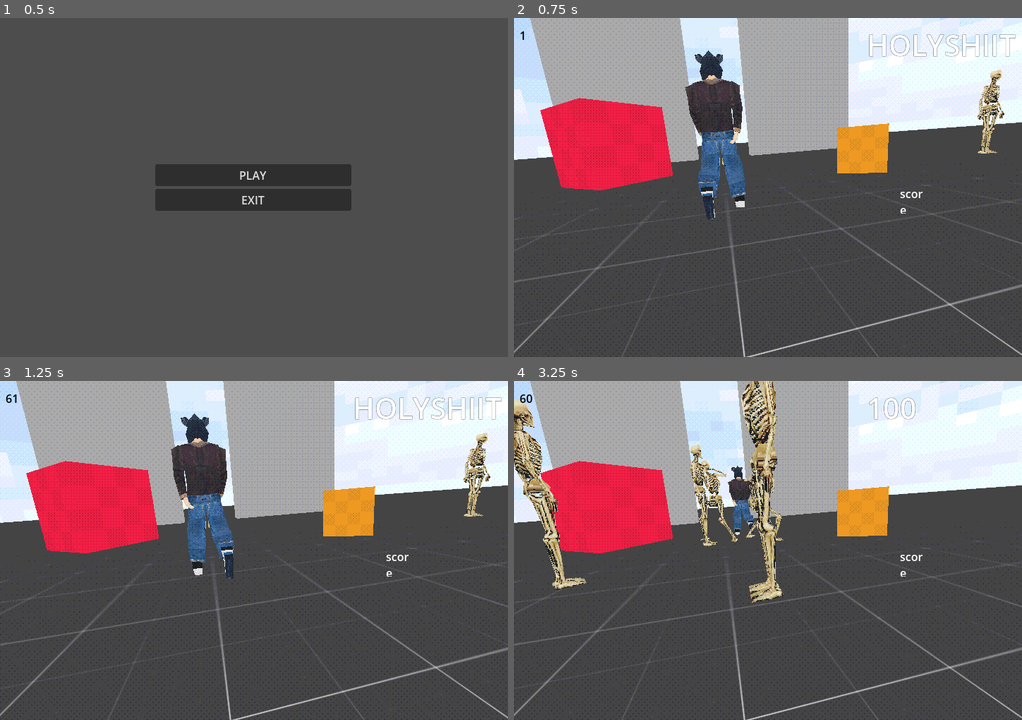
Above: before the commit, frames 1-4 (two rows, left to right).
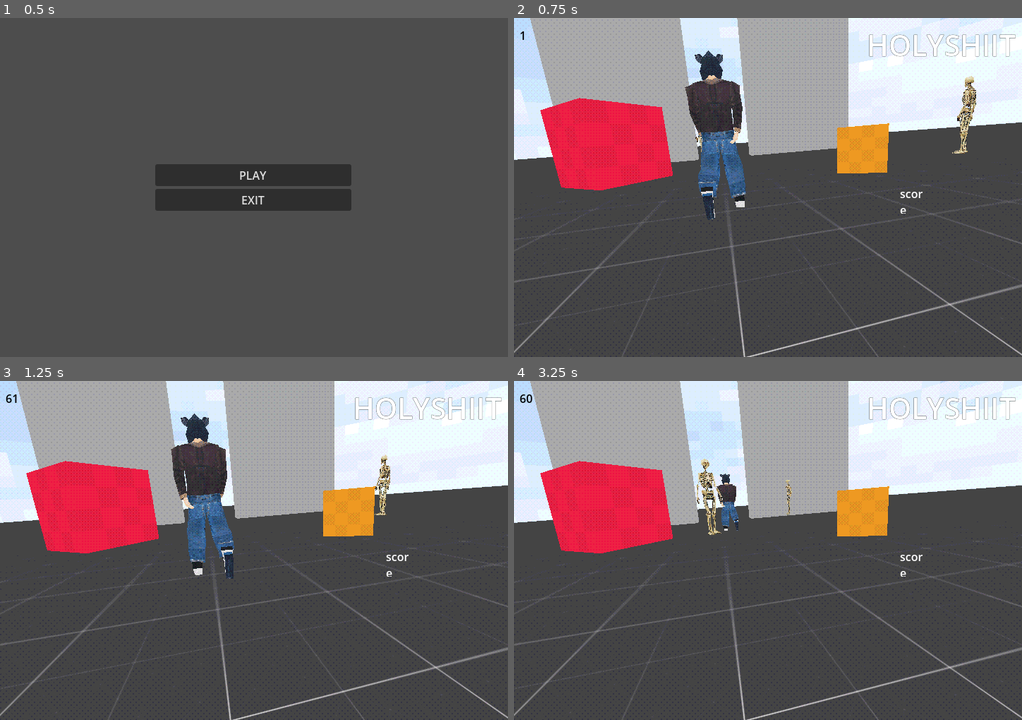
Above: after the commit, the same moments.

Repository: bluebanana21/boar-man
Game: Godot game, scene res://scenes/World/main_menu.tscn
Same seed, same stepped clock (60 frames per second), same inputs: the game is played once before the commit and once after it.
Inputs (mouse positions are in pixels of both pictures, inside the frame that each line leads up to):
- Up to frame 1 (0.5 s): no input
- Up to frame 2 (0.75 s): click "PLAY" at 0.5 s
- Up to frame 3 (1.25 s): no input
- Up to frame 4 (3.25 s): move the mouse to (762, 557) at 1.27 s; press the mouse at (762, 557) at 1.28 s; hold W (forward) from 1.28 s (still down); move the mouse to (803, 553) at 2.02 s; release the mouse at (803, 553) at 2.03 s; click (803, 553) at 2.1 s; move the mouse to (727, 547) at 2.77 s; press the mouse at (727, 547) at 2.78 s

Frame 1 is identical in both runs. In frame 2, 1.1% of the frame differs, in the area x 35-97%, y 15-44%; in frame 3, 0.9%; in frame 4, 7.4%, in the area x 0-99%, y 0-66%.
Error before the commit: Invalid call. Nonexistent function 'hit' in base 'CharacterBody3D (TankPlayer)'. (res://scripts/victim/States/victim_violent.gd:51)

Commit message:
update: added transition from all states to death state

Diff:
--- a/scenes/Victim/victim.tscn
+++ b/scenes/Victim/victim.tscn
@@ -1414,7 +1414,7 @@
 
 [node name="StateMachine" type="Node" parent="." node_paths=PackedStringArray("initial_state")]
 script = ExtResource("4_5jyms")
-initial_state = NodePath("VictimViolent")
+initial_state = NodePath("VictimIdle")
 
 [node name="VictimIdle" type="Node3D" parent="StateMachine" node_paths=PackedStringArray("victim")]
 transform = Transform3D(1, 0, 0, 0, 1, 0, 0, 0, 1, 0, 1.615, 0)
@@ -1441,5 +1441,8 @@
 anim_player = NodePath("../Punching-skeleton/ModelAnimation")
 parameters/conditions/punch = false
 
+[connection signal="health_depleted" from="." to="StateMachine/VictimIdle" method="_on_victim_health_depleted"]
+[connection signal="health_depleted" from="." to="StateMachine/VictimScared" method="_on_victim_health_depleted"]
+[connection signal="health_depleted" from="." to="StateMachine/VictimViolent" method="_on_victim_health_depleted"]
 [connection signal="target_reached" from="NavigationAgent3D" to="StateMachine/VictimViolent" method="_on_navigation_agent_3d_target_reached"]
 [connection signal="velocity_computed" from="NavigationAgent3D" to="StateMachine/VictimViolent" method="_on_navigation_agent_3d_velocity_computed"]
--- a/scripts/states/Victim_statte_machine.gd
+++ b/scripts/states/Victim_statte_machine.gd
@@ -7,7 +7,7 @@
 
 func _ready() -> void:
 	for child in get_children():
-		if child is State:
+		if child is VictimState:
 			states[child.name.to_lower()] = child
 			child.Transitioned.connect(on_child_transition)
 
@@ -33,8 +33,8 @@
 		return
 
 	if current_state:
-		current_state.exit()
+		current_state.Exit()
 
-	new_state.enter()
+	new_state.Enter()
 
 	current_state = new_state
--- a/scripts/victim/States/victim_dead.gd
+++ b/scripts/victim/States/victim_dead.gd
@@ -3,7 +3,7 @@
 
 
 func Enter():
-	pass
+	print("victim is dead")
 
 
 func Update(delta: float):
--- a/scripts/victim/States/victim_idle.gd
+++ b/scripts/victim/States/victim_idle.gd
@@ -39,3 +39,8 @@
 		victim.rotation.y += clamp(rotation_speed * delta, 0, abs(_theta)) * sign(_theta)
 
 	victim.move_and_slide()
+
+
+func _on_victim_health_depleted() -> void:
+	print("transitioned from " + self.to_string() + " to death state")
+	Transitioned.emit(self, "VictimDead")
--- a/scripts/victim/States/victim_scared.gd
+++ b/scripts/victim/States/victim_scared.gd
@@ -29,3 +29,8 @@
 
 func update_target_location(target_location):
 	nav_agent.target_position = target_location
+
+
+func _on_victim_health_depleted() -> void:
+	print("transitioned from " + self.to_string() + " to death state")
+	Transitioned.emit(self, "VictimDead")
--- a/scripts/victim/States/victim_violent.gd
+++ b/scripts/victim/States/victim_violent.gd
@@ -71,3 +71,9 @@
 	#then the movement code will continue
 	else:
 		return
+
+
+
+func _on_victim_health_depleted() -> void:
+	print("transitioned from " + self.to_string() + " to death state")
+	Transitioned.emit(self, "VictimDead")
--- a/scripts/victim/victim.gd
+++ b/scripts/victim/victim.gd
@@ -1,17 +1,31 @@
 extends CharacterBody3D
 class_name Victim
+
+signal health_depleted
 
 @onready var victim_label: Label3D = $VictimLabel
 @onready var game_manager: Node = $"../../../GameManager"
 @onready var label_animation: AnimationPlayer = $VictimLabel/LabelAnimation
+@onready var state_machine: Node = $StateMachine
 
+func _ready() -> void:
+	print(state_machine.current_state.name)
 
+#Func is called when player kill victim, make it instakill so a helth variable is unnecessary
 func damage() -> void:
+#	makes the point counter above victim head visible
+#	and changes the label text to be the same as the kill points variable defined in game manager
 	victim_label.visible = true
 	victim_label.text = str(game_manager.kill_ponts)
+
+#	playes the label animation, and adds kill points to the point counter in the game manager node
 	label_animation.play("appear")
 	game_manager.add_point()
+
+#	emits the health depleted signal, transitioning the victim state to the death state
+	health_depleted.emit()
 	print("victim dead")
 
+#	waits for the label animation to finish and makes it invisible again
 	await label_animation.animation_finished
 	victim_label.visible = false
